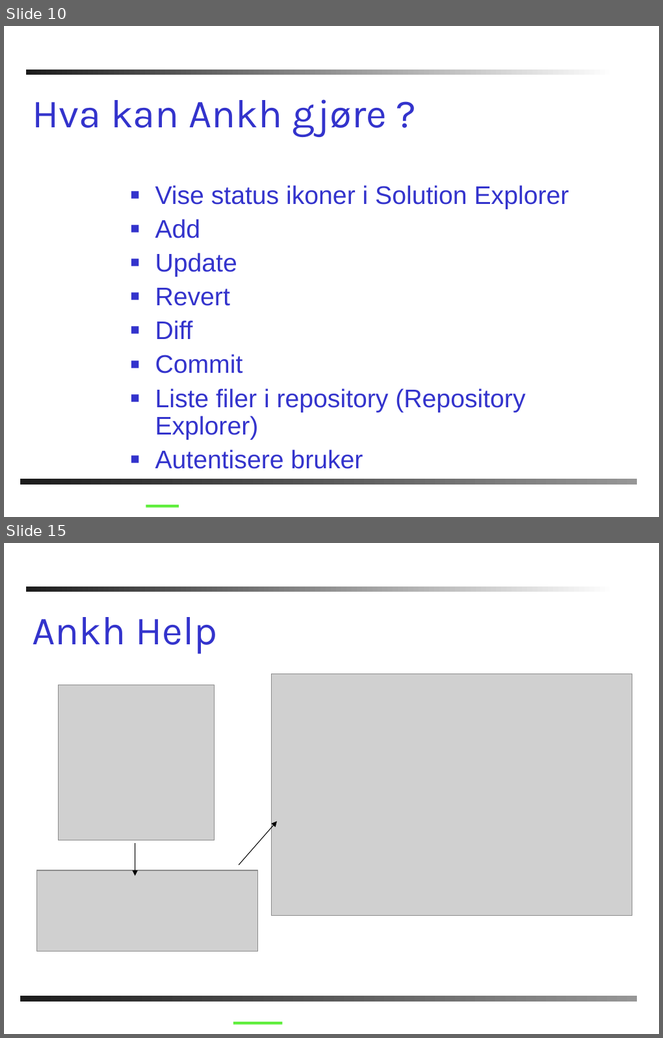
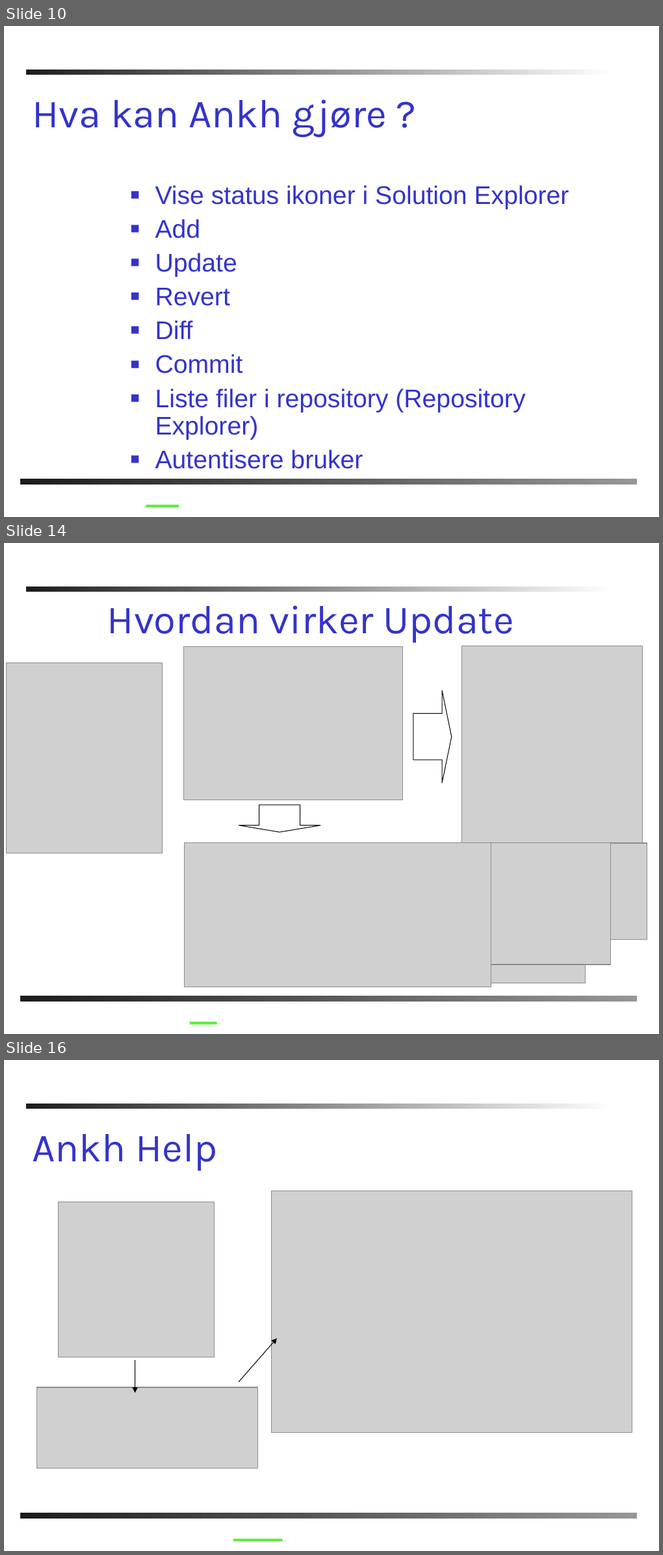
Before and after one commit to windygu/AnkhSVN, a slide deck: doc/powerpoint/Subversion_addin_for_VS.NET.ppt. Shown one above the other, each under a label of ours: slides 10 and 15 before the commit, slides 10, 14 and 16 after it; the slides between them are not shown. The pictures are 663x1038 and 663x1555 pixels, drawn with LibreOffice and Linux fonts; fonts in the diff are those of the drawing; grey boxes stand for pictures; background and template pictures are left out. Boxes give left, top, right and bottom in pixels: in the first picture for what was removed or moved away, otherwise in the second. Text is boxed around its words. In the diff, an @@ line names an element or a change of style, - is before the commit and + after.

```diff
--- a/doc/powerpoint/Subversion_addin_for_VS.NET.ppt
+++ b/doc/powerpoint/Subversion_addin_for_VS.NET.ppt
@@ slide 14 added at box(4, 543, 659, 1034), background #FFFFFF; not listed: 2 template elements that a slide beside it also shows @@
@@ text added at box(107, 605, 514, 643), 44 pt, text #3333CC @@
+Hvordan virker Update
@@ picture added at box(183, 646, 402, 800) @@
@@ picture added at box(462, 646, 643, 843) @@
@@ picture added at box(7, 663, 163, 853) @@
@@ right arrow added at box(414, 691, 451, 783), outline #000000 0.74 pt @@
@@ down arrow added at box(239, 805, 321, 833), outline #000000 0.74 pt @@
@@ picture added at box(184, 843, 491, 987) @@
@@ picture added at box(189, 843, 504, 952) @@
@@ picture added at box(189, 843, 594, 895) @@
@@ picture added at box(189, 843, 648, 939) @@
@@ picture added at box(189, 843, 585, 982) @@
@@ picture added at box(189, 843, 610, 965) @@
@@ line added from (189, 1023) to (217, 1023), #60EE3E 3 pt @@
@@ what was slide 15 is now slide 16 @@
```
Also in this commit, not shown: 16 slides changed, 1 other slide added, 2 slides removed.
